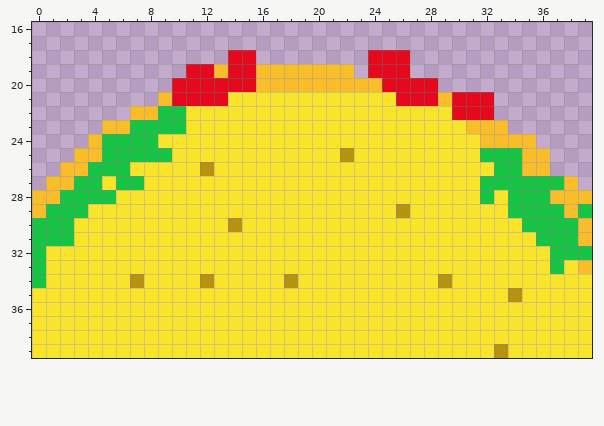
A pixel-art sprite gets an edit: Art/Sprites/Items/TACO.png. The picture above is the old version.
The file is 40x40 pixels. Shown: x 0..39, y 16..39.
After the commit:
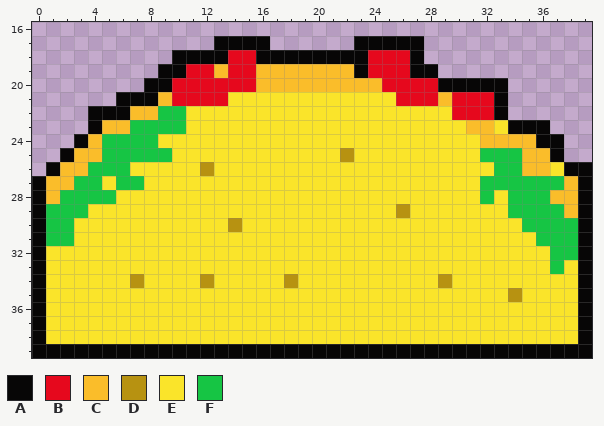
Palette (. is transparent): A #070606  B #e6081d  C #fabd2a  D #b79211  E #fae42a  F #16c544
Edits made:
y 17: x 13..16 .... -> AAAA; x 23..27 ..... -> AAAAA
y 18: x 10..13 .... -> AAAA; x 16..23 ........ -> AAAAAAAA; x 27 . -> A
y 19: x 9..10 .. -> AA; x 23 . -> A; x 27..28 .. -> AA
y 20: x 8..9 .. -> AA; x 29..33 ..... -> AAAAA
y 21: x 6..8 ... -> AAA; x 33 . -> A
y 22: x 4..6 ... -> AAA; x 33 . -> A
y 23: x 4 . -> A; x 33..36 C... -> EAAA
y 24: x 3 . -> A; x 36..37 .. -> AA
y 25: x 2 . -> A; x 37 . -> A
y 26: x 1 . -> A; x 37..39 ... -> EAA
y 27: x 0 . -> A; x 39 . -> A
y 28: x 0 C -> A; x 39 C -> A
y 29: x 0 C -> A; x 39 F -> A
y 30..31: x 0 F -> A; x 39 C -> A
y 32: x 0 F -> A; x 39 F -> A
y 33: x 0 F -> A; x 39 C -> A
y 34: x 0 F -> A; x 39 E -> A
y 35..38: x 0 E -> A; x 39 E -> A
y 39: x 0..39 EEEEEEEEEEEEEEEEEEEEEEEEEEEEEEEEEDEEEEEE -> AAAAAAAAAAAAAAAAAAAAAAAAAAAAAAAAAAAAAAAA
Where, in picture pixels (left, top, right, bottom), the same in both pictures:
changed: (32, 36, 592, 358)
